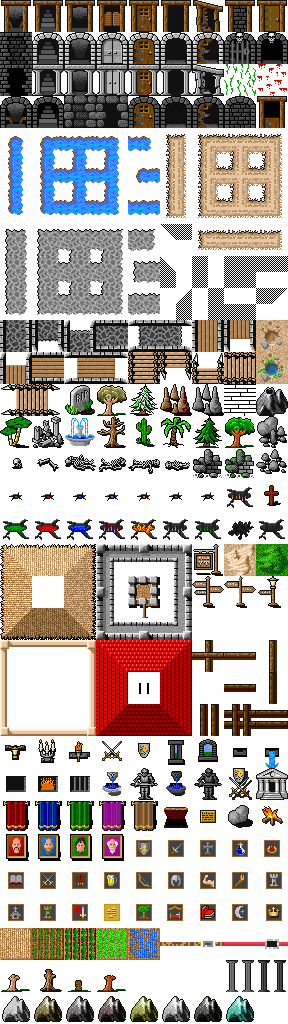
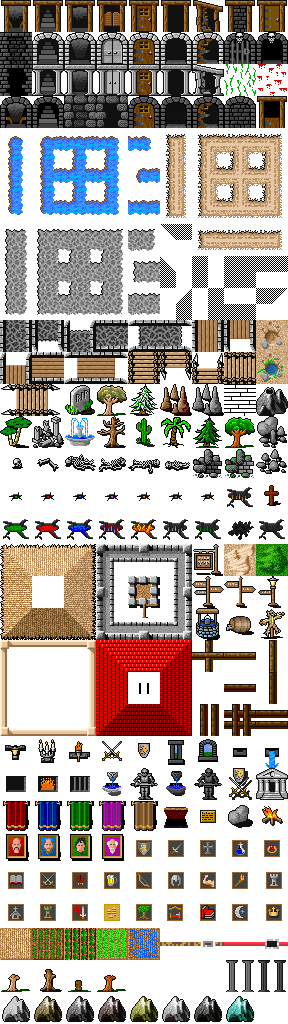
Two versions of the same layered image (288x1024). Layer-by-layer changes:
added layer "aaa" above "Layer Group #1" over [259, 609, 285, 639]
painted on "Layer Group #1" over [196, 608, 254, 640]
